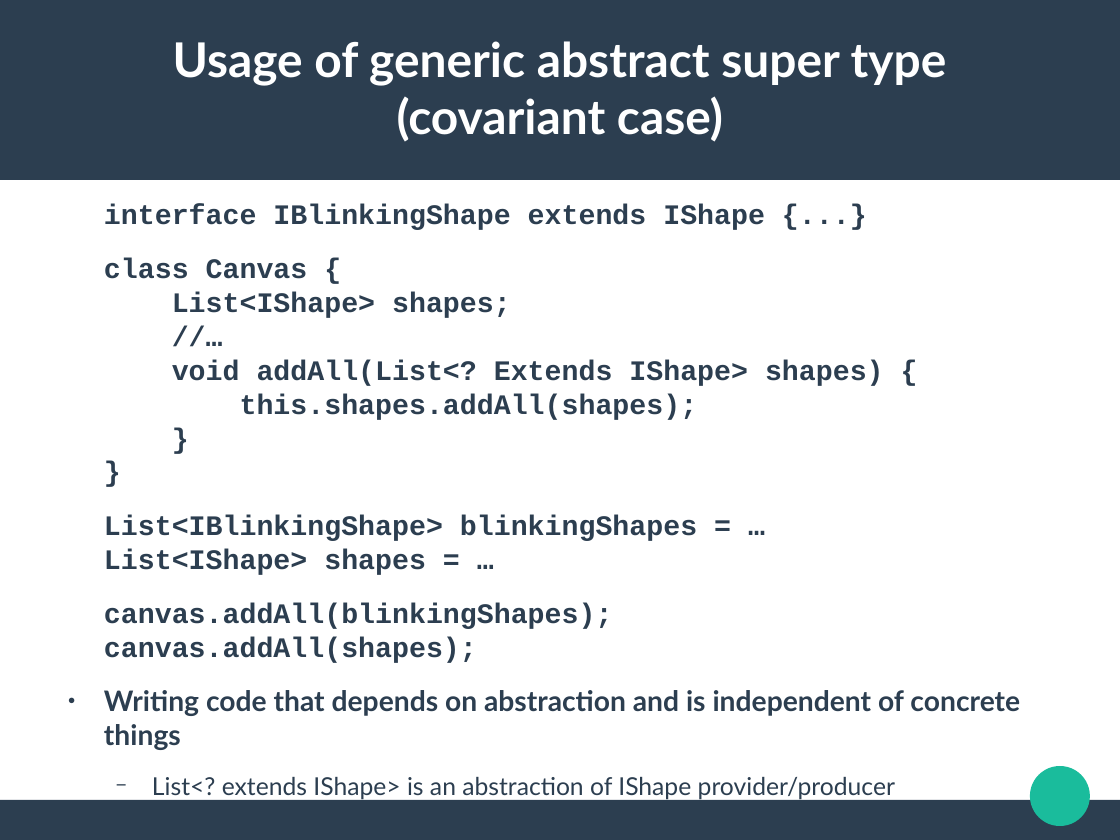
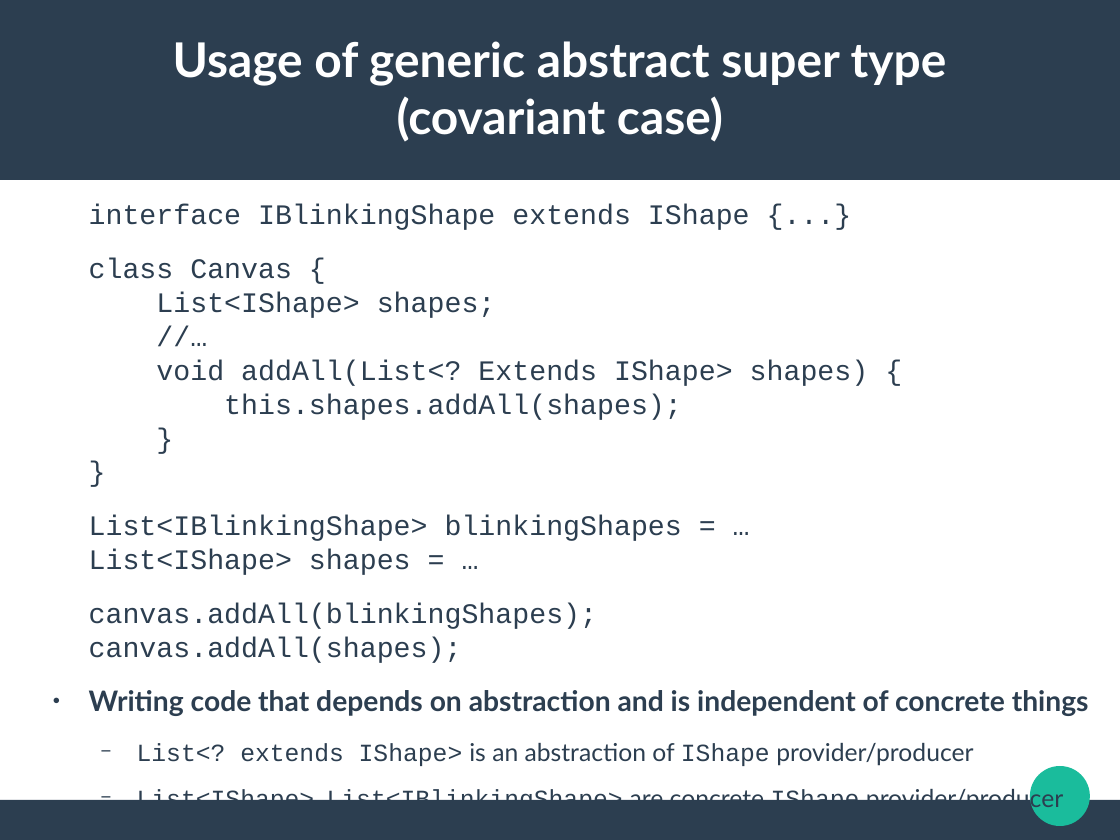
Before and after one commit to jldelarbre/lectureNotes, a slide deck: slide 25 of Slides/specialIssues/si1/ParameterizedTypes.odp (slide 21 before the commit). Drawn at 1120x840 pixels with LibreOffice and Linux fonts; fonts in the diff are those of the drawing. Boxes give left, top, right and bottom in pixels: in the first picture for what was removed or moved away, otherwise in the second. Text is boxed around its words. In the diff, an @@ line names an element or a change of style, - is before the commit and + after.

Commit message:
Finish to complete generic course

```diff
--- a/Slides/specialIssues/si1/ParameterizedTypes.odp
+++ b/Slides/specialIssues/si1/ParameterizedTypes.odp
@@ text "interface IBlinkingShape extends IShape {...}": place and size @@
-text "interface IBlinkingShape extends IShape {...}" at (104,204,1020,800)
+text "interface IBlinkingShape extends IShape {...}" at (89,204,1089,812)
@@ text at (89,204,1063,812): bold off in "interface IBlinkingShape extends IShape {...}", "class Canvas { List<IShape> shapes; //… void ...", "List<IBlinkingShape> blinkingShapes = … List<IShape> shapes  ...", "canvas.addAll(blinkingShapes); canvas.addAll(shapes);"; font Lato to Courier New in "List<? extends IShape> IShape", "List<IShape>, List<IBlinkingShape> IShape" @@
```
Also in this commit, not shown: 9 other slides changed, 5 slides added, 8 other files.
